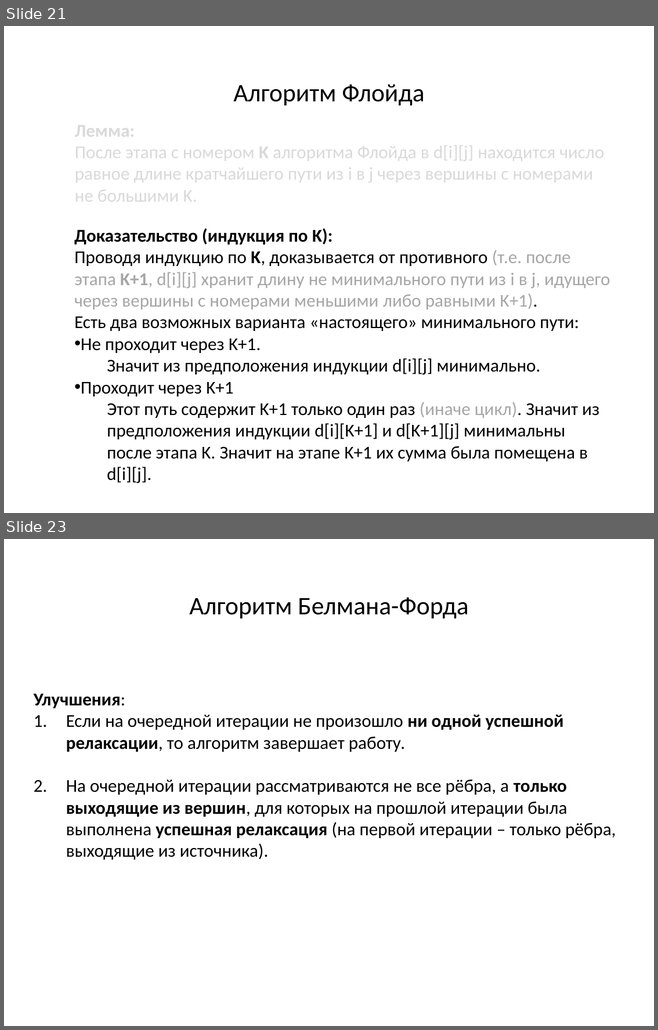
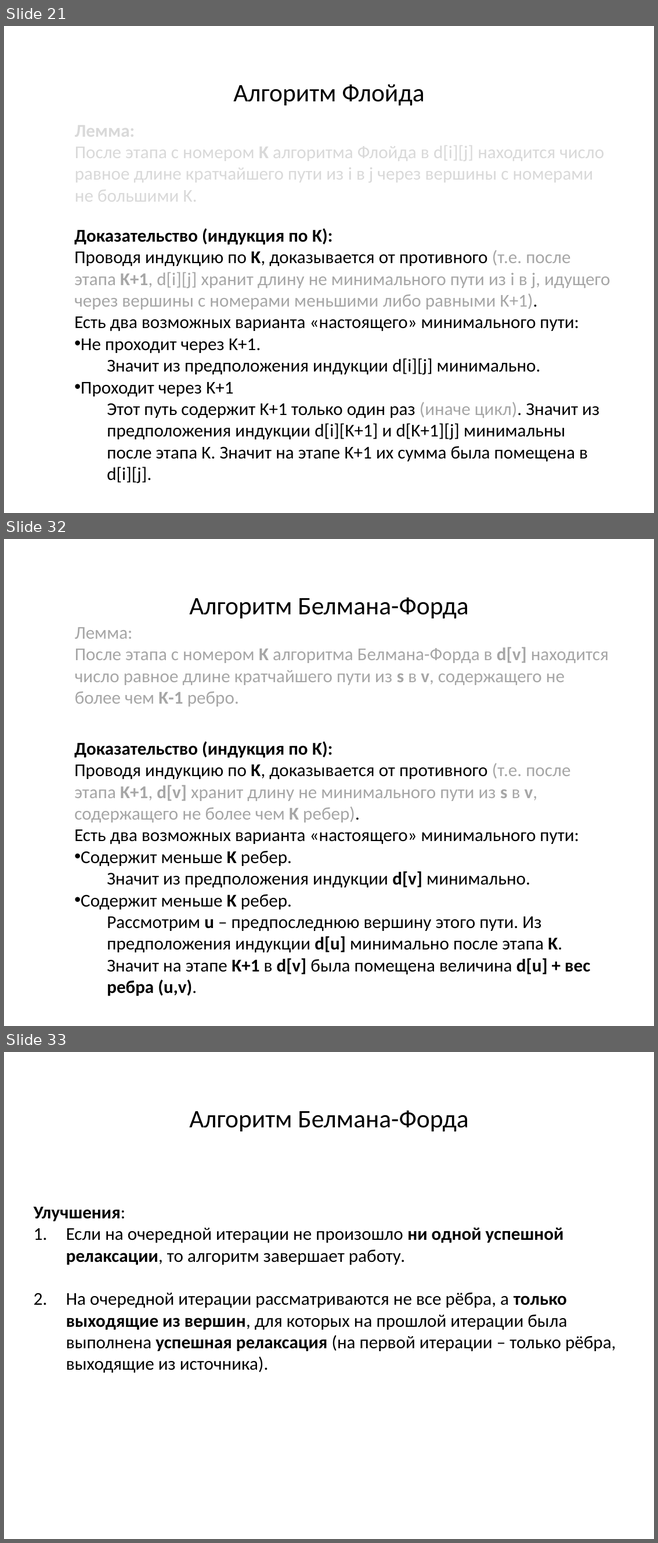
Before and after one commit to SteinbergOB/ANG, a slide deck: Презентации/Лекция 3.pptx. Shown one above the other, each under a label of ours: slides 21 and 23 before the commit, slides 21, 32 and 33 after it; the slides between them are not shown. The pictures are 658x1030 and 658x1543 pixels, drawn with LibreOffice and Linux fonts; fonts in the diff are those of the drawing. Boxes give left, top, right and bottom in pixels: in the first picture for what was removed or moved away, otherwise in the second. Text is boxed around its words. In the diff, an @@ line names an element or a change of style, - is before the commit and + after.

```diff
--- a/Презентации/Лекция 3.pptx
+++ b/Презентации/Лекция 3.pptx
@@ slide 32 added at box(4, 539, 654, 1026), background #FFFFFF @@
@@ text added at box(189, 597, 468, 618), 28 pt, text #000000 @@
+Алгоритм Белмана-Форда
@@ text added at box(75, 627, 608, 707), 20 pt, text #A6A6A6 @@
+Лемма:
+После этапа с номером K алгоритма Белмана-Форда в d[v] находится число равное длине кратчайшего пути из s в v, содержащего не более чем K-1 ребро.
@@ text added at box(74, 741, 590, 996), 20 pt, text #000000 @@
+Доказательство (индукция по K):
+Проводя индукцию по K, доказывается от противного (т.е. после этапа K+1, d[v] хранит длину не минимального пути из s в v, содержащего не более чем K ребер).
+Есть два возможных варианта «настоящего» минимального пути:
+• Содержит меньше K ребер.
+  Значит из предположения индукции d[v] минимально.
+• Содержит меньше K ребер.
+  Рассмотрим u – предпоследнюю вершину этого пути. Из предположения индукции d[u] минимально после этапа K. Значит на этапе K+1 в d[v] была помещена величина d[u] + вес ребра (u,v).
@@ what was slide 23 is now slide 33 @@
```
Also in this commit, not shown: 2 slides changed, 39 other slides added, 1 slide removed.
